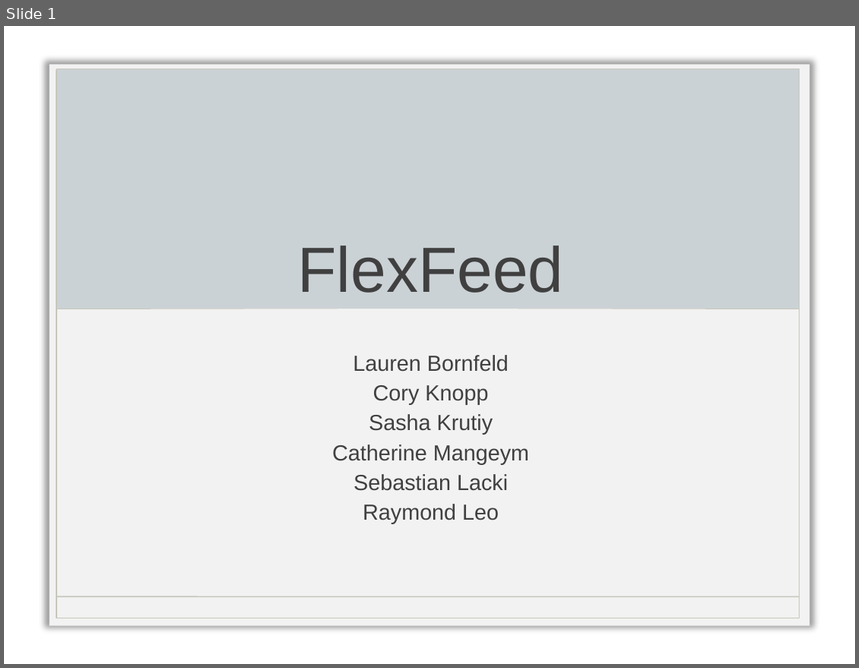
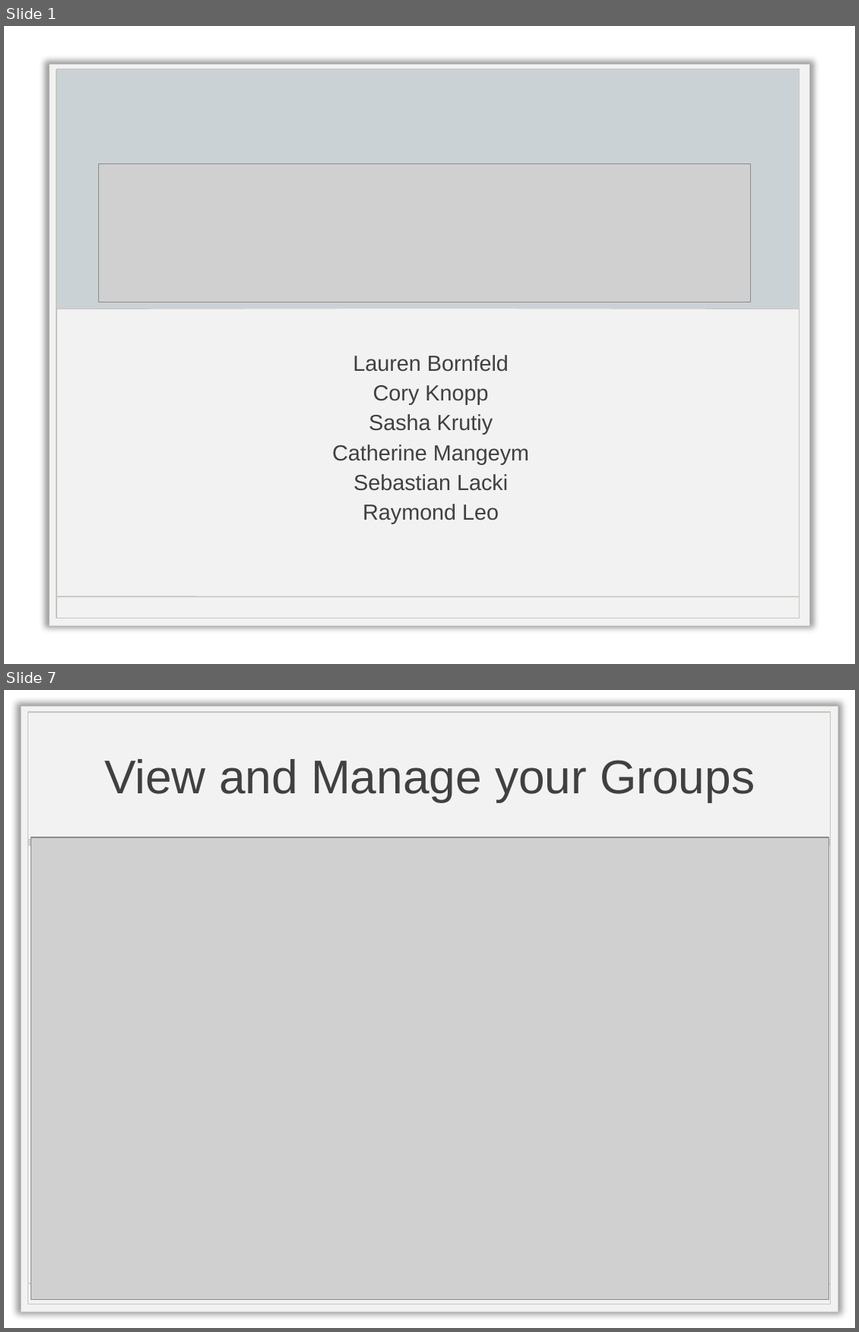
Before and after one commit to coryknopp/FlexFeed, a slide deck: FlexFeedFinalPresentation.pptx. Shown one above the other, each under a label of ours: slide 1 before the commit, slides 1 and 7 after it; the slides between them are not shown. The pictures are 859x668 and 859x1332 pixels, drawn with LibreOffice and Linux fonts; fonts in the diff are those of the drawing; grey boxes stand for pictures; background and template pictures are left out. Boxes give left, top, right and bottom in pixels: in the first picture for what was removed or moved away, otherwise in the second. Text is boxed around its words. In the diff, an @@ line names an element or a change of style, - is before the commit and + after.

```diff
--- a/FlexFeedFinalPresentation.pptx
+++ b/FlexFeedFinalPresentation.pptx
@@ slide 7 added at [4,690,855,1328], background picture (left out) @@
@@ title added at [104,759,755,802], 40 pt, text #404040 @@
+View and Manage your Groups
@@ group added at [21,706,838,1312]: 3 rectangles, 1 line @@
@@ picture added at [31,837,829,1300] @@
@@ slide 1 changed as well @@
@@ picture added at [98,164,750,302] @@
```
Also in this commit, not shown: 10 other slides added.
